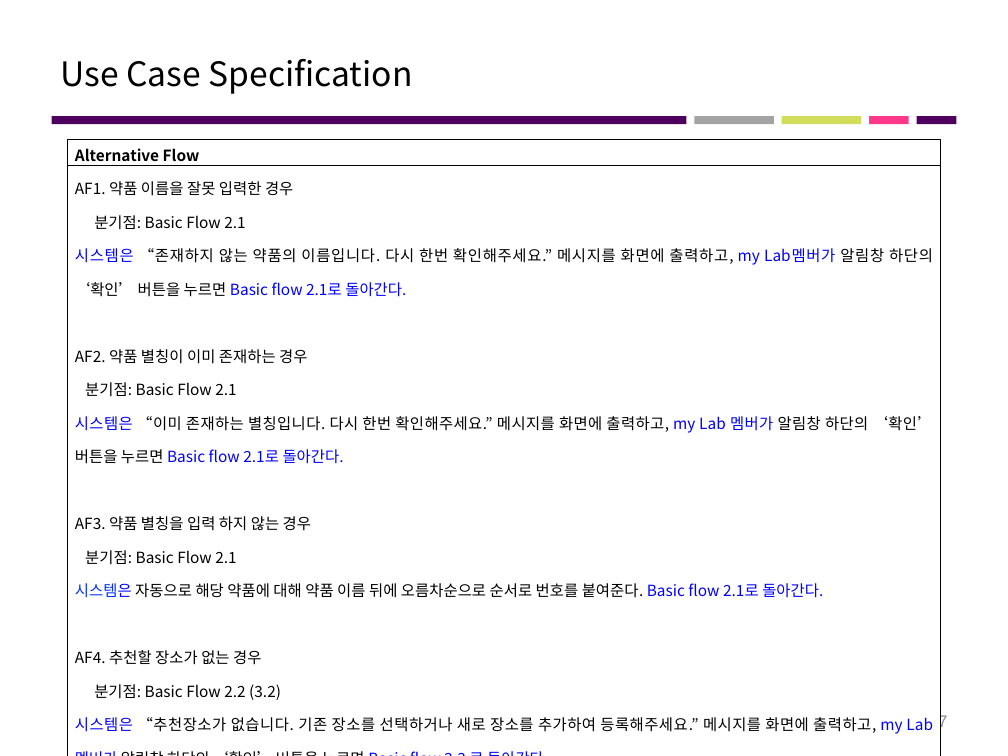
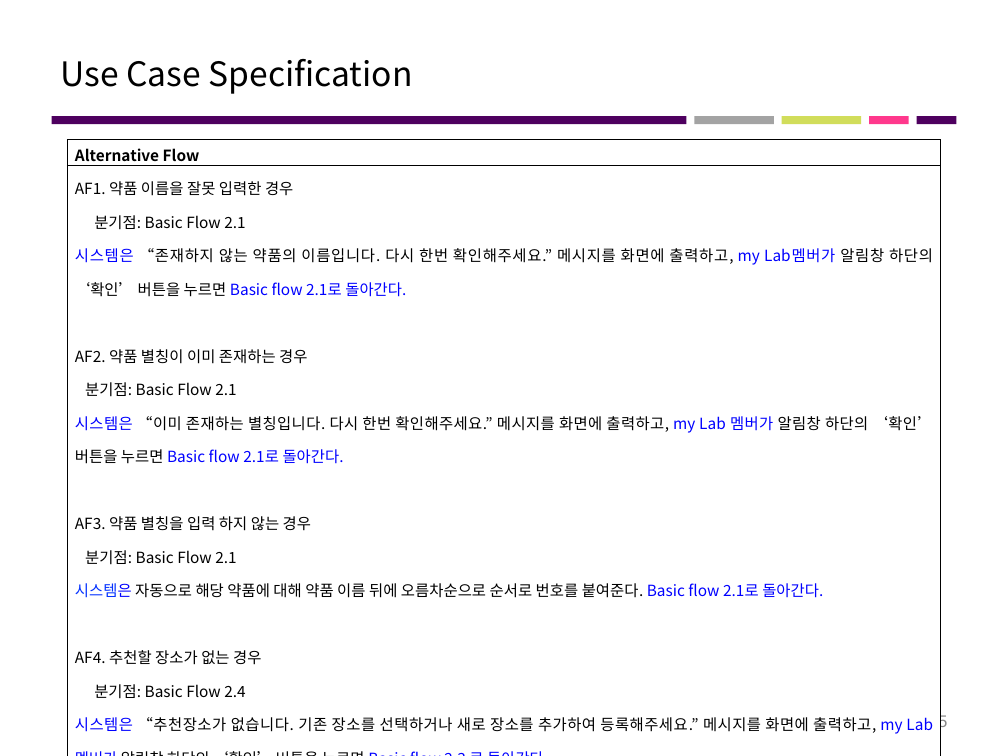
Before and after one commit to jisukim97/ChemicalManagementApplication, a slide deck: slide 5 of Document/4_수정중/Software Requirements Specification (1번).pptx (slide 7 before the commit). Drawn at 1008x756 pixels with LibreOffice and Linux fonts; fonts in the diff are those of the drawing. Boxes give left, top, right and bottom in pixels: in the first picture for what was removed or moved away, otherwise in the second. Text is boxed around its words. In the diff, an @@ line names an element or a change of style, - is before the commit and + after.

```diff
--- a/Document/4_수정중/Software Requirements Specification (1번).pptx
+++ b/Document/4_수정중/Software Requirements Specification (1번).pptx
@@ table at (68,140,940,738) @@
-row 2, column 1: AF1. 약품 이름을 잘못 입력한 경우 / 분기점: Basic Flow 2.1 / 시스템은 “존재하지 않는 약품의 이름입니다. 다시 한번 확인해주세요.” 메시지를 화면에 출력하고, my Lab멤버가 알림창 하단의 ‘확인’ 버튼을 누르면 Basic flow 2.1로 돌아간다. / AF2. 약품 별칭이 이미 존재하는 경우 / 분기점: Basic Flow 2.1 / 시스템은 “이미 존재하는 별칭입니다. 다시 한번 확인해주세요.” 메시지를 화면에 출력하고, my Lab 멤버가 알림창 하단의 ‘확인’ 버튼을 누르면 Basic flow 2.1로 돌아간다. / AF3. 약품 별칭을 입력 하지 않는 경우 / 분기점: Basic Flow 2.1 / 시스템은 자동으로 해당 약품에 대해 약품 이름 뒤에 오름차순으로 순서로 번호를 붙여준다. Basic flow 2.1로 돌아간다. / AF4. 추천할 장소가 없는 경우 / 분기점: Basic Flow 2.2 (3.2) / 시스템은 “추천장소가 없습니다. 기존 장소를 선택하거나 새로 장소를 추가하여 등록해주세요.” 메시지를 화면에 출력하고, my Lab멤버가 알림창 하단의 ‘확인’ 버튼을 누르면 Basic flow 2.3 로 돌아간다.
+row 2, column 1: AF1. 약품 이름을 잘못 입력한 경우 / 분기점: Basic Flow 2.1 / 시스템은 “존재하지 않는 약품의 이름입니다. 다시 한번 확인해주세요.” 메시지를 화면에 출력하고, my Lab멤버가 알림창 하단의 ‘확인’ 버튼을 누르면 Basic flow 2.1로 돌아간다. / AF2. 약품 별칭이 이미 존재하는 경우 / 분기점: Basic Flow 2.1 / 시스템은 “이미 존재하는 별칭입니다. 다시 한번 확인해주세요.” 메시지를 화면에 출력하고, my Lab 멤버가 알림창 하단의 ‘확인’ 버튼을 누르면 Basic flow 2.1로 돌아간다. / AF3. 약품 별칭을 입력 하지 않는 경우 / 분기점: Basic Flow 2.1 / 시스템은 자동으로 해당 약품에 대해 약품 이름 뒤에 오름차순으로 순서로 번호를 붙여준다. Basic flow 2.1로 돌아간다. / AF4. 추천할 장소가 없는 경우 / 분기점: Basic Flow 2.4 / 시스템은 “추천장소가 없습니다. 기존 장소를 선택하거나 새로 장소를 추가하여 등록해주세요.” 메시지를 화면에 출력하고, my Lab멤버가 알림창 하단의 ‘확인’ 버튼을 누르면 Basic flow 2.3 로 돌아간다.
@@ page number at (938,713,947,731): text changed @@
-7
+5
```
Also in this commit, not shown: 5 other slides changed, 2 slides removed, 2 other files.
